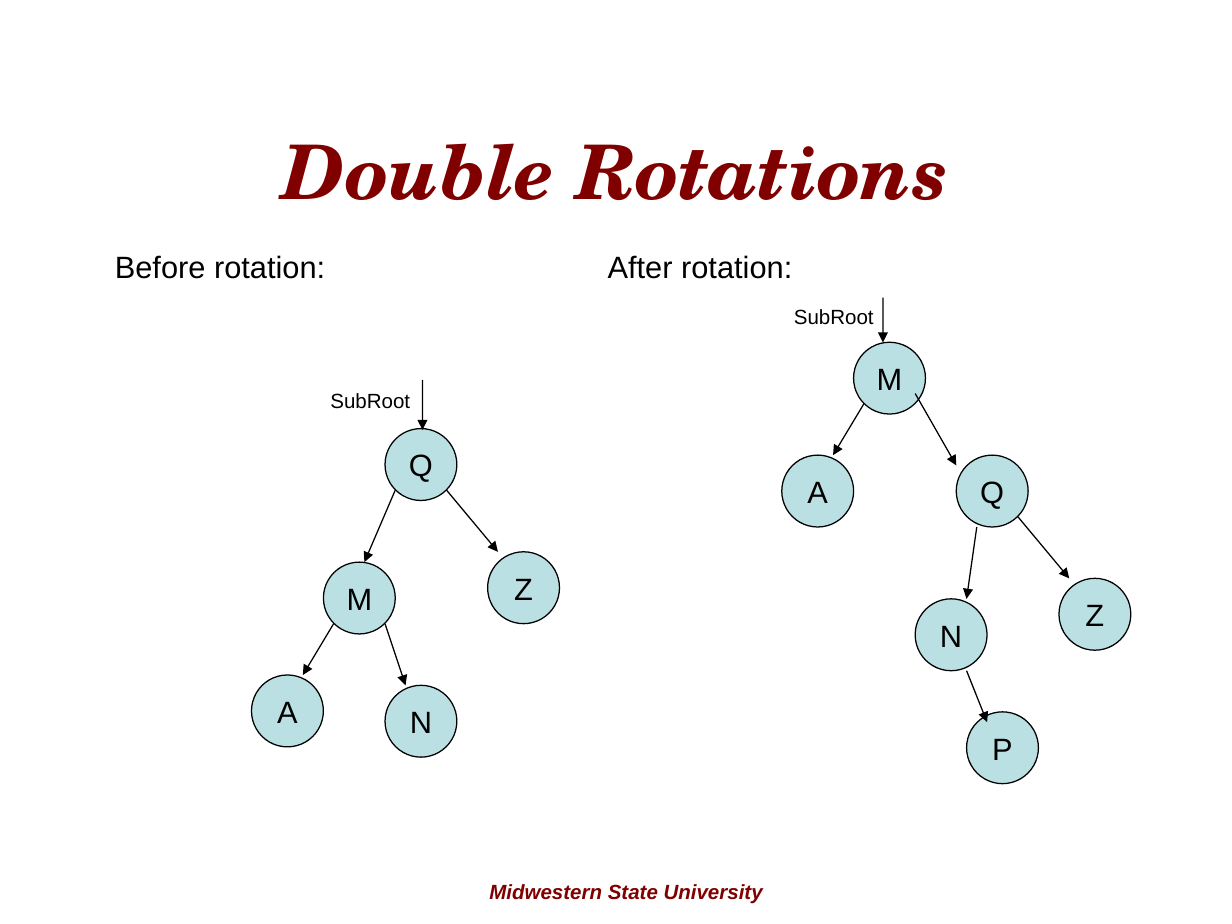
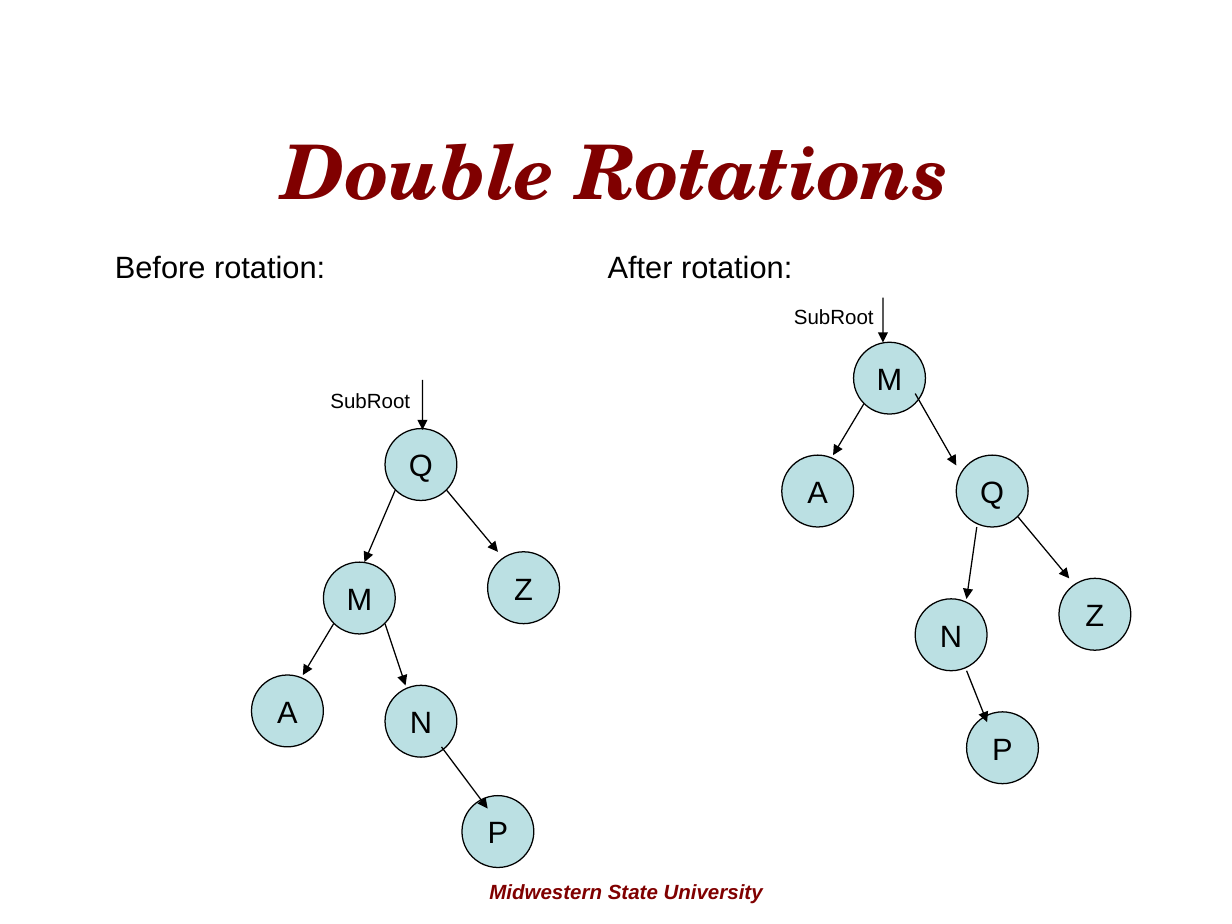
Before and after one commit to rugbyprof/5243-Algorithms, a slide deck: slide 33 of Lectures/AvlTrees/avl_trees.ppt. Drawn at 1232x924 pixels with LibreOffice and Linux fonts; fonts in the diff are those of the drawing; background and template pictures are left out. Boxes give left, top, right and bottom in pixels: in the first picture for what was removed or moved away, otherwise in the second. Text is boxed around its words. In the diff, an @@ line names an element or a change of style, - is before the commit and + after.

```diff
--- a/Lectures/AvlTrees/avl_trees.ppt
+++ b/Lectures/AvlTrees/avl_trees.ppt
@@ arrow added from (441, 747) to (488, 808), #000000 0.74 pt @@
@@ ellipse added at (x1=462, y1=796, x2=533, y2=867), fill #BBE0E3, outline #000000 0.74 pt, 18 pt, text #000000 @@
+P
```
Also in this commit, not shown: 8 other slides changed.
